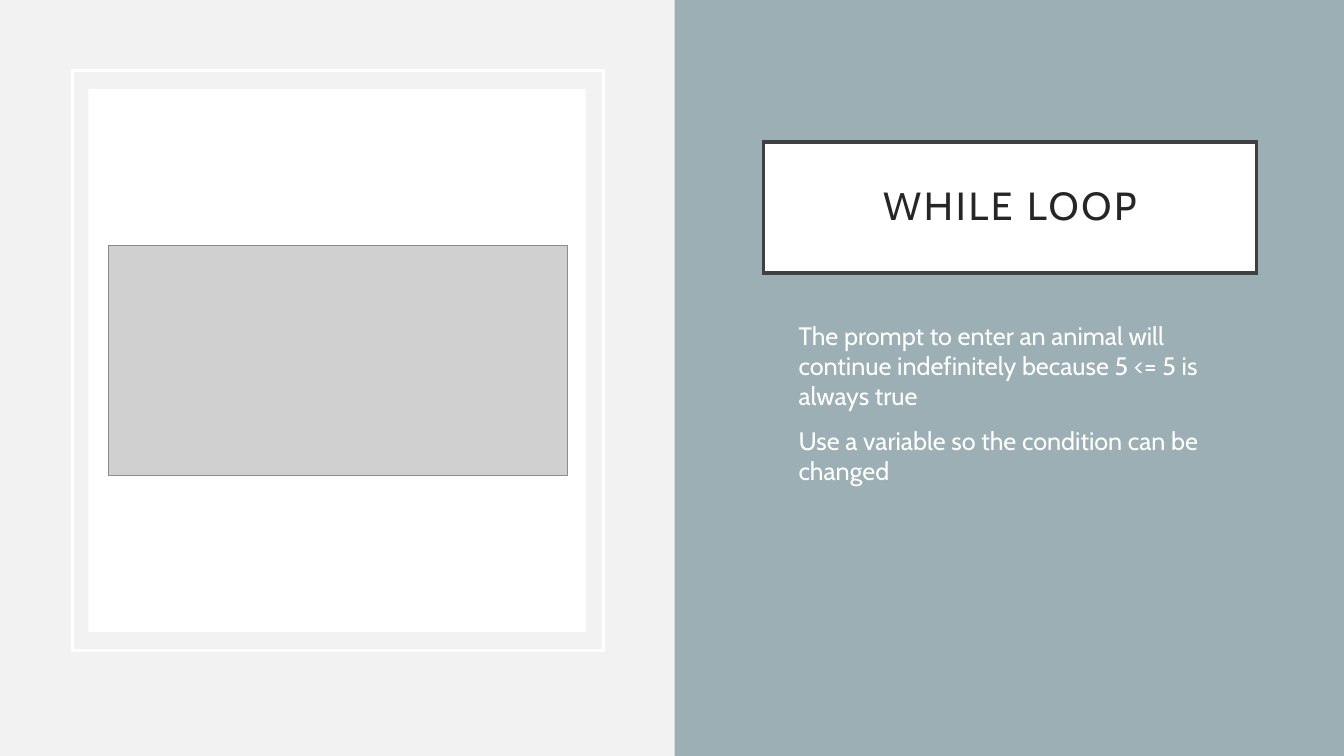
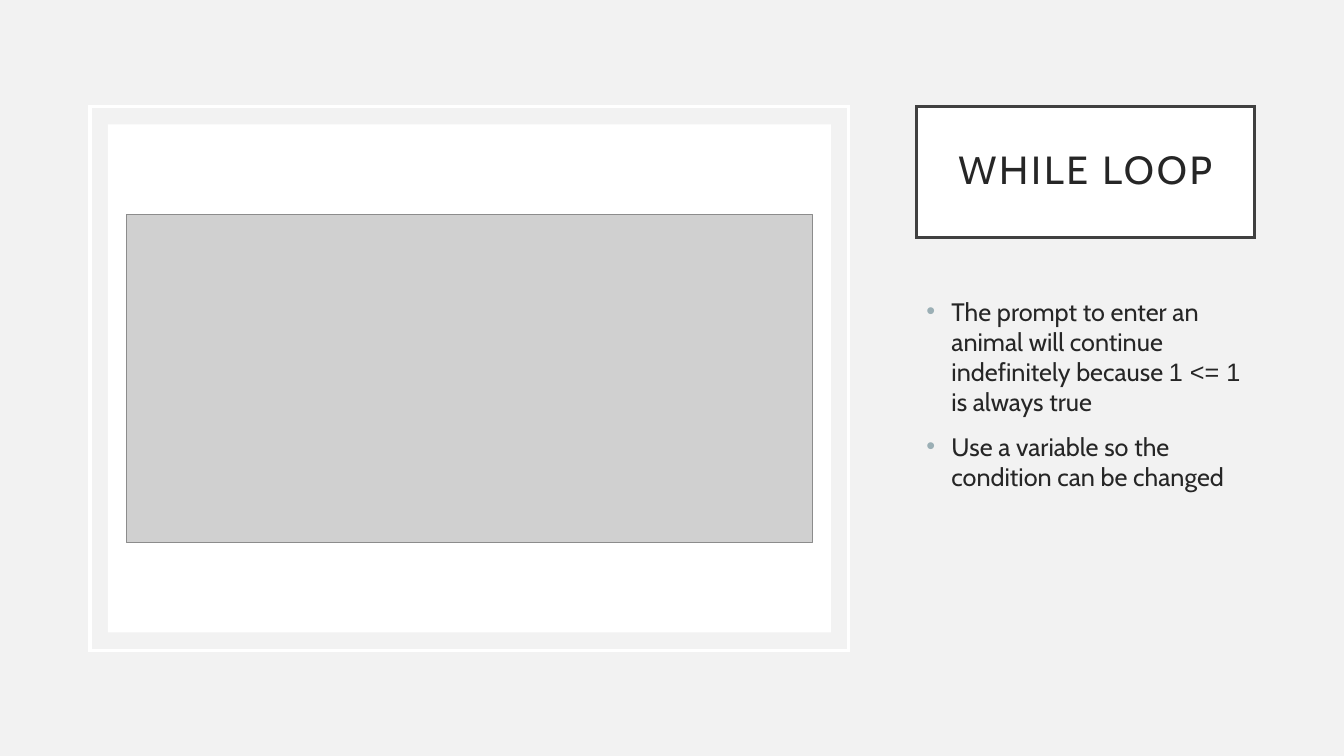
Before and after one commit to rsera/Junior-Knights, a slide deck: slide 4 of Python Day 4 While Loops.pptx. Drawn at 1344x756 pixels with LibreOffice and Linux fonts; fonts in the diff are those of the drawing; grey boxes stand for pictures. Boxes give left, top, right and bottom in pixels: in the first picture for what was removed or moved away, otherwise in the second. Text is boxed around its words. In the diff, an @@ line names an element or a change of style, - is before the commit and + after.

```diff
--- a/Python Day 4 While Loops.pptx
+++ b/Python Day 4 While Loops.pptx
@@ rectangle removed at [675,0,1344,756] @@
@@ rectangle: place and size @@
-rectangle at [73,71,604,650]
+rectangle at [90,106,849,650]
@@ title "WHILE LOOP": place and size @@
-title "WHILE LOOP" at [763,142,1256,273]
+title "WHILE LOOP" at [917,106,1254,237]
@@ rectangle: place and size @@
-rectangle at [89,89,586,632]
+rectangle at [108,124,831,632]
@@ picture added at [126,215,813,543] @@
@@ picture removed at [109,246,568,476] @@
@@ text "The prompt to enter an ...": place and size @@
-text "The prompt to enter an ..." at [799,326,1198,486]
+text "The prompt to enter an ..." at [951,302,1240,492]
@@ text at [951,302,1240,417]: text changed; text colour #FFFFFF to #262626 @@
-• The prompt to enter an animal will continue indefinitely because 5 <= 5 is always true
+• The prompt to enter an animal will continue indefinitely because 1 <= 1 is always true
@@ text at [951,437,1224,492]: text colour #FFFFFF to #262626 in "Use a variable so the condition can ..." @@
```
Also in this commit, not shown: 6 other slides changed, 4 slides added, 1 slide removed, 1 other file.
